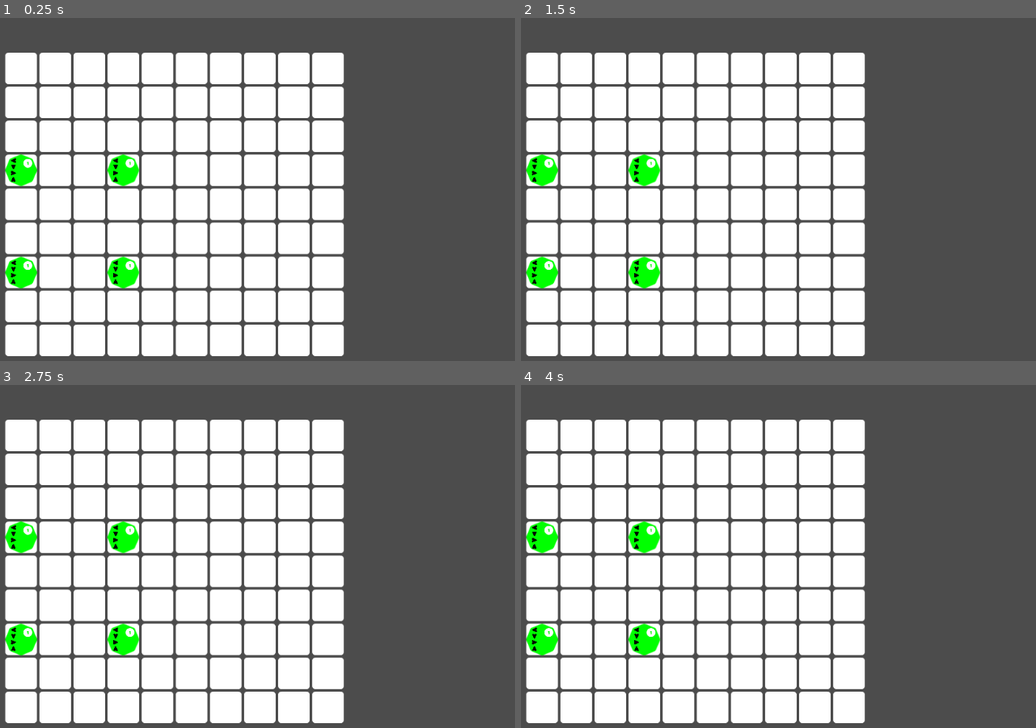
Above: before the commit, frames 1-4 (two rows, left to right).
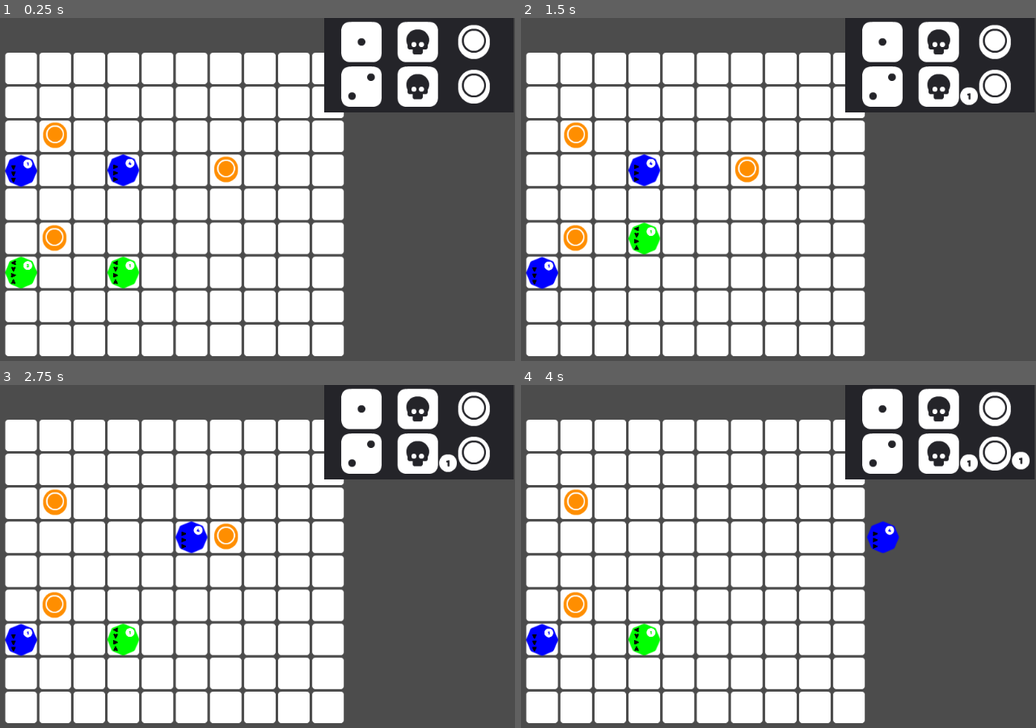
Above: after the commit, the same moments.

Repository: phlawlessDevelopment/chesslike
Game: Godot game, scene res://scenes/levels/Sandbox.tscn
The game is run twice, just before and just after one commit, with the same random seed, the same clock (stepped at 60 frames per second) and the same inputs.
Inputs:
- Up to frame 1 (0.25 s): no input
- Up to frame 2 (1.5 s): tap Enter at 0.5 s; hold Space (space) 0.53-1.28 s; tap Space (space) at 1.35 s
- Up to frame 3 (2.75 s): hold Space (space) from 2.03 s (still down)
- Up to frame 4 (4 s): release Space (space) at 2.78 s; tap Space (space) at 2.85 s; hold Space (space) from 3.53 s (still down)

The runs differ from the first frame. In frame 1, 12% of the frame differs, in the area x 0-100%, y 0-73%; in frame 2, 13%, in the area x 0-100%, y 0-80%; in frame 3, 12%; in frame 4, 12%.

Commit message:
basic setup

Diff:
--- a/project.godot
+++ b/project.godot
@@ -10,7 +10,6 @@
 
 _global_script_classes=[  ]
 _global_script_class_icons={
-
 }
 
 [application]
@@ -23,7 +22,7 @@
 
 space={
 "deadzone": 0.5,
-"events": [ Object(InputEventKey,"resource_local_to_scene":false,"resource_name":"","device":0,"alt":false,"shift":false,"control":false,"meta":false,"command":false,"pressed":false,"scancode":32,"unicode":0,"echo":false,"script":null)
+"events": [ Object(InputEventKey,"resource_local_to_scene":false,"resource_name":"","device":0,"alt":false,"shift":false,"control":false,"meta":false,"command":false,"pressed":false,"scancode":32,"physical_scancode":0,"unicode":0,"echo":false,"script":null)
  ]
 }
 
--- /dev/null
+++ b/scenes/Gui/GUI.tscn
@@ -0,0 +1,110 @@
+[gd_scene load_steps=16 format=2]
+
+[ext_resource path="res://sprites/coin.png" type="Texture" id=1]
+[ext_resource path="res://sprites/init_1.png" type="Texture" id=2]
+[ext_resource path="res://scripts/GUI.gd" type="Script" id=3]
+[ext_resource path="res://sprites/kills.png" type="Texture" id=4]
+[ext_resource path="res://sprites/init_2.png" type="Texture" id=5]
+[ext_resource path="res://sprites/init_4.png" type="Texture" id=6]
+[ext_resource path="res://sprites/init_3.png" type="Texture" id=7]
+[ext_resource path="res://sprites/init_5.png" type="Texture" id=8]
+[ext_resource path="res://sprites/init_6.png" type="Texture" id=9]
+[ext_resource path="res://sprites/init_9.png" type="Texture" id=10]
+[ext_resource path="res://sprites/init_7.png" type="Texture" id=11]
+[ext_resource path="res://sprites/init_8.png" type="Texture" id=12]
+[ext_resource path="res://sprites/init_10.png" type="Texture" id=13]
+[ext_resource path="res://sprites/dice_2.png" type="Texture" id=14]
+[ext_resource path="res://sprites/dice_1.png" type="Texture" id=15]
+
+[node name="GUI" type="Control"]
+margin_right = 1020.0
+margin_bottom = 603.0
+script = ExtResource( 3 )
+number_textures = [ ExtResource( 2 ), ExtResource( 5 ), ExtResource( 7 ), ExtResource( 6 ), ExtResource( 8 ), ExtResource( 9 ), ExtResource( 11 ), ExtResource( 12 ), ExtResource( 10 ), ExtResource( 13 ) ]
+
+[node name="Panel" type="Panel" parent="."]
+anchor_left = 1.0
+anchor_right = 1.0
+margin_left = -298.295
+margin_right = 1.70532
+margin_bottom = 150.0
+
+[node name="P1" type="HBoxContainer" parent="Panel"]
+margin_left = 26.9087
+margin_top = 5.88628
+margin_right = 276.909
+margin_bottom = 71.8863
+custom_constants/separation = 25
+
+[node name="player_num" type="TextureRect" parent="Panel/P1"]
+margin_right = 64.0
+margin_bottom = 66.0
+texture = ExtResource( 15 )
+
+[node name="p1_kills" type="TextureRect" parent="Panel/P1"]
+margin_left = 89.0
+margin_right = 153.0
+margin_bottom = 66.0
+texture = ExtResource( 4 )
+
+[node name="count" type="TextureRect" parent="Panel/P1/p1_kills"]
+visible = false
+margin_left = 31.748
+margin_top = -0.793701
+margin_right = 95.748
+margin_bottom = 63.2063
+texture = ExtResource( 2 )
+
+[node name="p1_coins" type="TextureRect" parent="Panel/P1"]
+margin_left = 178.0
+margin_right = 242.0
+margin_bottom = 66.0
+texture = ExtResource( 1 )
+
+[node name="count" type="TextureRect" parent="Panel/P1/p1_coins"]
+visible = false
+margin_left = 25.3984
+margin_top = -4.7622
+margin_right = 89.3984
+margin_bottom = 59.2378
+texture = ExtResource( 2 )
+
+[node name="P2" type="HBoxContainer" parent="Panel"]
+margin_left = 26.9087
+margin_top = 76.9317
+margin_right = 276.909
+margin_bottom = 142.932
+custom_constants/separation = 25
+
+[node name="player_num" type="TextureRect" parent="Panel/P2"]
+margin_right = 64.0
+margin_bottom = 66.0
+texture = ExtResource( 14 )
+
+[node name="p2_kills" type="TextureRect" parent="Panel/P2"]
+margin_left = 89.0
+margin_right = 153.0
+margin_bottom = 66.0
+texture = ExtResource( 4 )
+
+[node name="count" type="TextureRect" parent="Panel/P2/p2_kills"]
+visible = false
+margin_left = 31.748
+margin_top = -0.793701
+margin_right = 95.748
+margin_bottom = 63.2063
+texture = ExtResource( 2 )
+
+[node name="p2_coins" type="TextureRect" parent="Panel/P2"]
+margin_left = 178.0
+margin_right = 242.0
+margin_bottom = 66.0
+texture = ExtResource( 1 )
+
+[node name="count" type="TextureRect" parent="Panel/P2/p2_coins"]
+visible = false
+margin_left = 25.3984
+margin_top = -4.7622
+margin_right = 89.3984
+margin_bottom = 59.2378
+texture = ExtResource( 2 )
--- a/scenes/levels/Sandbox.tscn
+++ b/scenes/levels/Sandbox.tscn
@@ -1,8 +1,10 @@
-[gd_scene load_steps=5 format=2]
+[gd_scene load_steps=7 format=2]
 
 [ext_resource path="res://sprites/tile.png" type="Texture" id=1]
 [ext_resource path="res://scenes/prefabs/Unit.tscn" type="PackedScene" id=2]
 [ext_resource path="res://scripts/Board.gd" type="Script" id=3]
+[ext_resource path="res://scenes/prefabs/Coin.tscn" type="PackedScene" id=4]
+[ext_resource path="res://scenes/Gui/GUI.tscn" type="PackedScene" id=5]
 
 [sub_resource type="TileSet" id=1]
 0/name = "tile.png 0"
@@ -13,6 +15,10 @@
 0/tile_mode = 0
 0/occluder_offset = Vector2( 0, 0 )
 0/navigation_offset = Vector2( 0, 0 )
+0/shape_offset = Vector2( 0, 0 )
+0/shape_transform = Transform2D( 1, 0, 0, 1, 0, 0 )
+0/shape_one_way = false
+0/shape_one_way_margin = 0.0
 0/shapes = [  ]
 0/z_index = 0
 
@@ -25,21 +31,38 @@
 tile_data = PoolIntArray( 65540, 0, 0, 65541, 0, 0, 65542, 0, 0, 65543, 0, 0, 65544, 0, 0, 65545, 0, 0, 65546, 0, 0, 65 …(1157 unchanged characters)…
 script = ExtResource( 3 )
 
-[node name="Unit" parent="Board" instance=ExtResource( 2 )]
+[node name="p1_unit_1" parent="Board" instance=ExtResource( 2 )]
 position = Vector2( 242, 404.171 )
+initiative = 3
 directions = [ 1, 2, 3, 0 ]
 
-[node name="Unit2" parent="Board" instance=ExtResource( 2 )]
+[node name="p2_unit_1" parent="Board" instance=ExtResource( 2 )]
 position = Vector2( 403.72, 241.677 )
-directions = [ 1, 2, 3, 0 ]
+player_index = 1
+initiative = 4
+directions = [ 2, 2, 2 ]
 
-[node name="Unit3" parent="Board" instance=ExtResource( 2 )]
-position = Vector2( 242, 241.677 )
-directions = [ 1, 2, 3, 0 ]
+[node name="p2_unit_2" parent="Board" instance=ExtResource( 2 )]
+position = Vector2( 242, 242.677 )
+player_index = 1
+directions = [ 3, 3, 3 ]
 
-[node name="Unit4" parent="Board" instance=ExtResource( 2 )]
+[node name="p1_unit_2" parent="Board" instance=ExtResource( 2 )]
 position = Vector2( 403.72, 404.171 )
 directions = [ 1, 2, 3, 0 ]
 
 [node name="Timer" type="Timer" parent="Board"]
 one_shot = true
+
+[node name="Coins" type="Node2D" parent="Board"]
+
+[node name="Coin" parent="Board/Coins" instance=ExtResource( 4 )]
+position = Vector2( 294.941, 349.357 )
+
+[node name="Coin2" parent="Board/Coins" instance=ExtResource( 4 )]
+position = Vector2( 566.614, 240.442 )
+
+[node name="Coin3" parent="Board/Coins" instance=ExtResource( 4 )]
+position = Vector2( 295.844, 186.149 )
+
+[node name="GUI" parent="." instance=ExtResource( 5 )]
--- /dev/null
+++ b/scenes/prefabs/Coin.tscn
@@ -0,0 +1,12 @@
+[gd_scene load_steps=2 format=2]
+
+[ext_resource path="res://sprites/coin.png" type="Texture" id=1]
+
+[node name="Coin" type="Node2D"]
+
+[node name="Sprite" type="Sprite" parent="." groups=[
+"coins",
+]]
+modulate = Color( 1, 0.560784, 0, 1 )
+scale = Vector2( 0.75, 0.75 )
+texture = ExtResource( 1 )
--- a/scripts/Board.gd
+++ b/scripts/Board.gd
@@ -1,31 +1,79 @@
 extends TileMap
 
 var units = []
+var p1_units = []
+var p2_units = []
 var initiative := 1
-var active := false
+var active := true
 var this_initiative = []
+var coins :=[]
+var units_to_act_count :=0
+onready var gui = get_tree().root.get_node("Sandbox/GUI")
+
 
 func _ready():
 	units = get_tree().get_nodes_in_group("units")
+	for unit in units:
+		if unit.player_index == 0:
+			p1_units.append(unit)
+		else:
+			p2_units.append(unit)
+	coins = get_tree().get_nodes_in_group("coins")
 	units.sort_custom(self,"sort_by_init")
 	set_process(false)
 
 func _input(event):
 	if event.is_action_pressed("space"):
-		initiative = 1
-		set_process(true)
+		start_turn()
 
 
-func _process(delta):
-	var units_still_to_move := false
+func _process(_delta):
+	if !active:
+		return
 	for unit in units:
 		if unit.initiative == initiative:
-			units_still_to_move =  unit.step()
-			$Timer.start(1)
-			yield($Timer,"timeout")
+			while unit.step():
+				$Timer.start(0.25)
+				active = false
+				yield($Timer,"timeout")
+				active = true
+			units_to_act_count-=1
+			resolve_turn(unit)
+	if units_to_act_count == 0:
+		set_process(false)
+	initiative +=1
 
-	set_process(units_still_to_move)
+func start_turn():
+	initiative = 1
+	for unit in units:
+		unit.has_acted = false
+	units_to_act_count = units.size()
+	set_process(true)
 
+func resolve_turn(unit):
+	for coin in coins:
+		if unit.global_position.distance_to(coin.global_position) < 10:
+			coins.erase(coin)
+			coin.queue_free()
+			gui.add_coin(unit.player_index)
+	if unit.player_index == 0:
+		for other in p2_units:
+			if unit.global_position.distance_to(other.global_position) < 10:
+				p2_units.erase(other)
+				units.erase(other)
+				if !other.has_acted:
+					units_to_act_count -=1
+				other.queue_free()
+				gui.add_kill(unit.player_index)
+	else:
+		for other in p1_units:
+			if unit.global_position.distance_to(other.global_position) < 10:
+				p1_units.erase(other)
+				units.erase(other)
+				if !other.has_acted:
+					units_to_act_count -=1
+				other.queue_free()
+				gui.add_kill(unit.player_index)
 
 func sort_by_init(a, b):
 	if typeof(a) != typeof(b):
--- /dev/null
+++ b/scripts/GUI.gd
@@ -0,0 +1,38 @@
+extends Control
+
+onready var p1_kills_display = $Panel/P1/p1_kills/count
+onready var p1_coins_display = $Panel/P1/p1_coins/count
+
+var p1_kills :=0
+var p1_coins :=0
+
+onready var p2_kills_display = $Panel/P2/p2_kills/count
+onready var p2_coins_display = $Panel/P2/p2_coins/count
+
+var p2_kills :=0
+var p2_coins :=0
+
+export(Array, Texture) var number_textures
+
+func _ready():
+	pass
+
+func add_kill(player):
+	if player == 0:
+		p1_kills +=1
+		p1_kills_display.visible = true
+		p1_kills_display.texture = number_textures[p1_kills-1]
+	else:
+		p2_kills +=1
+		p2_kills_display.visible = true
+		p2_kills_display.texture = number_textures[p2_kills-1]
+
+func add_coin(player):
+	if player == 0:
+		p1_coins +=1
+		p1_coins_display.visible = true
+		p1_coins_display.texture = number_textures[p1_coins-1]
+	else:
+		p2_coins +=1
+		p2_coins_display.visible = true
+		p2_coins_display.texture = number_textures[p2_coins-1]
--- a/scripts/Unit.gd
+++ b/scripts/Unit.gd
@@ -2,7 +2,7 @@
 
 export(Array, Texture) var initiative_textures
 export(Array, Texture) var direction_textures
-export var player_index := 0 setget set_index
+export var player_index := 0
 export var initiative := 1 setget set_initiative
 
 var colors :=[Color(0,1,0),Color(0,0,1)]
@@ -10,8 +10,10 @@
 
 enum DIRECTION { left,up,right,down }
 export(Array,DIRECTION) var directions
+var direction_count :=0
+var dir_indicator = preload("res://scenes/prefabs/direction_indicator.tscn")
 
-var dir_indicator = preload("res://scenes/prefabs/direction_indicator.tscn")
+var has_acted := false
 
 func _ready():
 	yield(get_tree().root, "ready")
@@ -26,16 +28,17 @@
 	$bg.modulate = colors[player_index]
 
 
-func set_index(i):
-	$bg.modulate = colors[i]
 
 
 func set_initiative(i):
 	$init.texture = initiative_textures[i-1]
+	initiative = i
 
 func step():
-	if directions.size() < 1 :
+	if direction_count == directions.size():
+		direction_count = 0
+		has_acted = true
 		return false
-	var dir = directions.pop_front()
-	global_position += direction_vectors[dir] * 54
+	global_position += direction_vectors[directions[direction_count]] * 54
+	direction_count+=1
 	return true
Binary file added: sprites/coin.png
Not shown, added: sprites/coin.png.import
Not shown, added: sprites/d2.png.import
Binary file added: sprites/dice_1.png
Not shown, added: sprites/dice_1.png.import
Binary file added: sprites/dice_2.png
Not shown, added: sprites/dice_2.png.import
Binary file added: sprites/gui_outline.png
Not shown, added: sprites/gui_outline.png.import
Binary file added: sprites/kills.png
Not shown, added: sprites/kills.png.import
